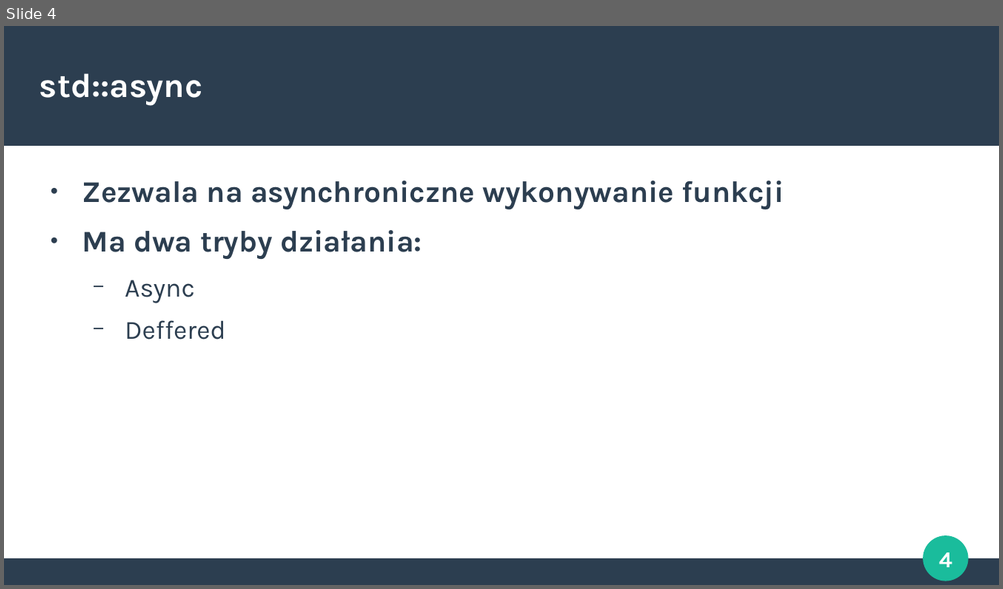
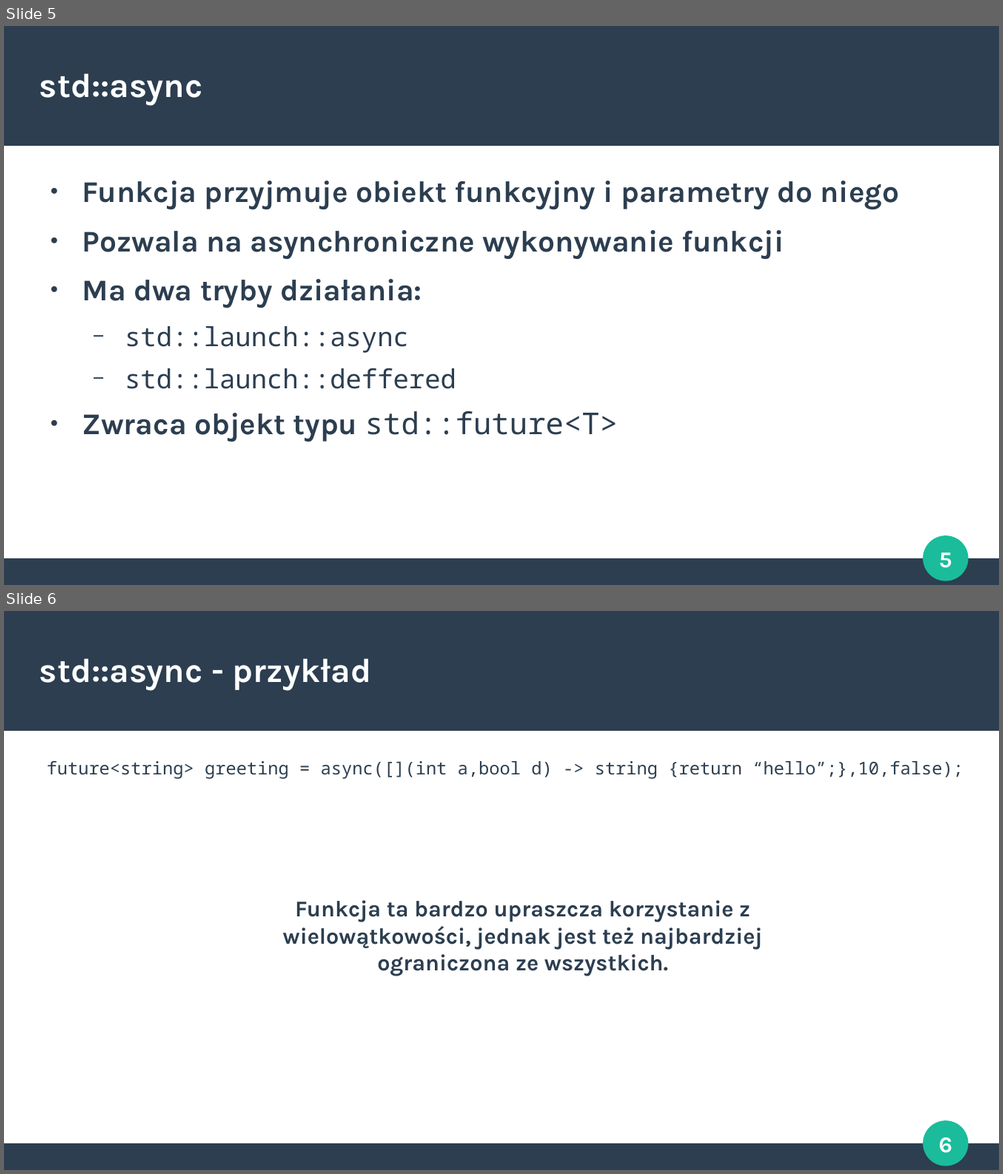
Before and after one commit to Crustacean1/Nitkowce, a slide deck: Prezka/Threads.odp. Shown one above the other, each under a label of ours: slide 4 before the commit, slides 5 and 6 after it. The pictures are 1003x589 and 1003x1174 pixels, drawn with LibreOffice and Linux fonts; fonts in the diff are those of the drawing. Boxes give left, top, right and bottom in pixels: in the first picture for what was removed or moved away, otherwise in the second. Text is boxed around its words. In the diff, an @@ line names an element or a change of style, - is before the commit and + after.

```diff
--- a/Prezka/Threads.odp
+++ b/Prezka/Threads.odp
@@ slide 6 added at (x1=4, y1=611, x2=999, y2=1170), background #FFFFFF; not listed: 4 template elements that a slide beside it also shows @@
@@ title added at (x1=40, y1=658, x2=371, y2=690), 27 pt, text #FFFFFF, bold @@
+std::async - przykład
@@ text added at (x1=47, y1=761, x2=963, y2=779), 14 pt, text #2C3E50 @@
+future<string> greeting = async([](int a,bool d) -> string {return “hello”;},10,false);
@@ text added at (x1=283, y1=900, x2=762, y2=977), 18 pt, text #2C3E50, bold @@
+Funkcja ta bardzo upraszcza korzystanie z wielowątkowości, jednak jest też najbardziej ograniczona ze wszystkich.
@@ what was slide 4 is now slide 5 @@
@@ slide 5 changed as well @@
@@ text at (x1=82, y1=181, x2=899, y2=259): text changed @@
-● Zezwala na asynchroniczne wykonywanie funkcji
+● Funkcja przyjmuje obiekt funkcyjny i parametry do niego
+● Pozwala na asynchroniczne wykonywanie funkcji
@@ text at (x1=82, y1=326, x2=617, y2=442): text changed; font Karla to Noto Sans Mono @@
-  − Async
-  − Deffered
+  − std::launch::async
+  − std::launch::deffered
+● Zwraca objekt typu std::future<T>
@@ page number at (x1=939, y1=553, x2=952, y2=568): text changed @@
-4
+5
```
Also in this commit, not shown: 4 other slides changed, 8 other slides added, 3 slides removed.
